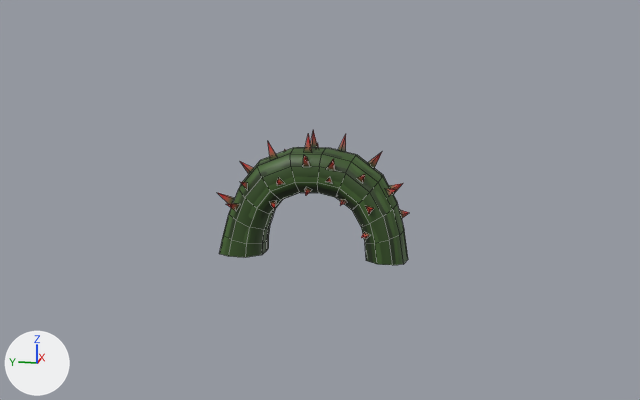
A saved change to the FBX model Assets/Art/Models/Props/Vines_U.fbx.
One viewpoint serves both versions: a camera (50 mm lens) standing at (-32.0, -6.6, 10.1) and looking at (0.1, -0.2, 2.1). Every picture has the same lights, and +X, +Y and +Z are marked at lower left. Mesh edges are drawn as thin lines.

In view in the first picture: 'Vine_U'.
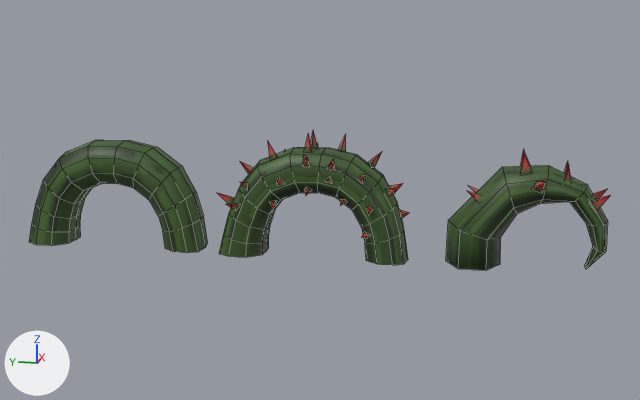
What the commit changed:
Mesh me_cube_001 is new.
It has 121 vertices, 110 faces and spans x -0.93..0.93, y -3.59..3.74, z -0.04..4.12.
It uses material mat_vine_01 (picture img_rosevines_png).
Mesh me_cylinder is new.
It has 85 vertices, 74 faces and spans x -1.32..1.32, y -4.69..1.0, z 0.0..4.26.
It uses material mat_vine_01 (picture img_rosevines_png).
Object 'Vine_Walkable' (ob_vine_walkable) is new; it shows me_cube_001.
Its location is (0.0, 7.98, 0.0).
Object 'Vine_End' (ob_vine_end) is new; it shows me_cylinder.
Its location is (0.0, -6.0, 0.0).

Changed parts and their boxes [x1, y1, x2, y2] in the pictures (640 x 400 px):
'Vine_Walkable', added (green)
    after: [29, 140, 208, 253]
'Vine_End', added (green)
    after: [446, 149, 611, 270]
